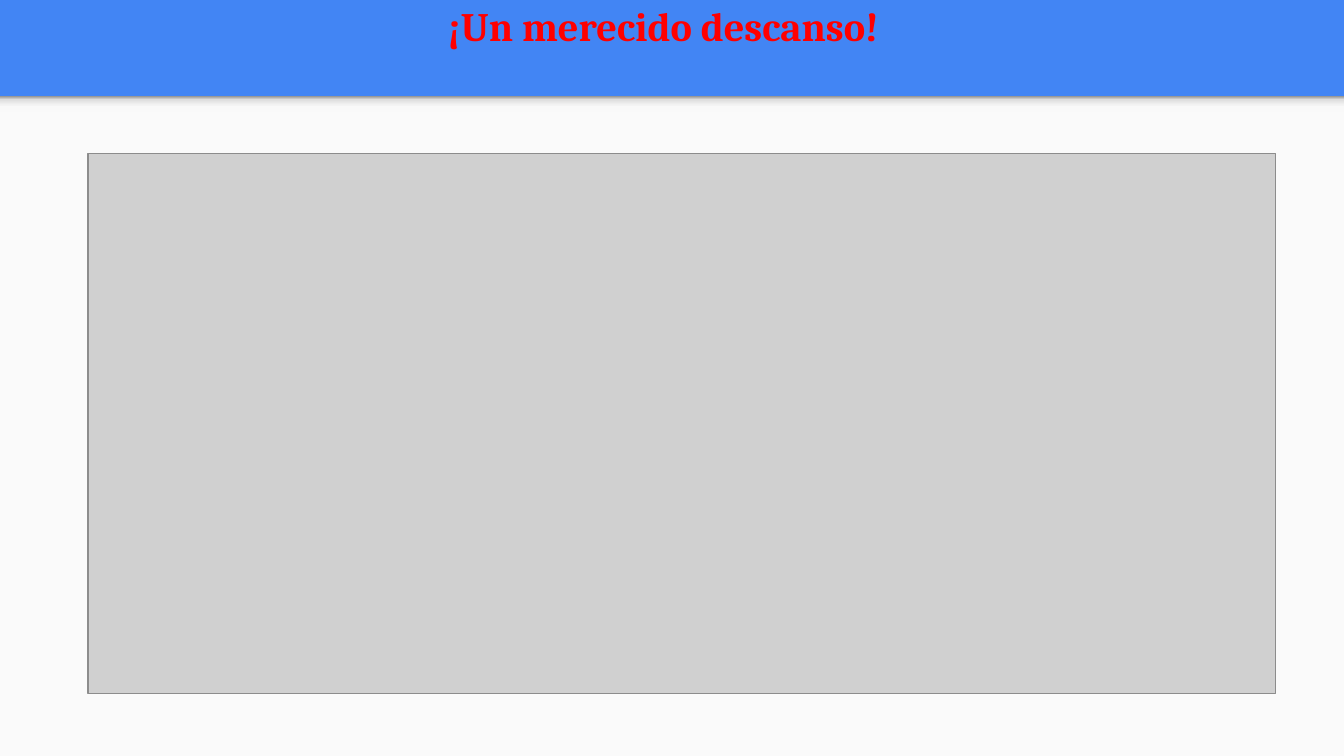
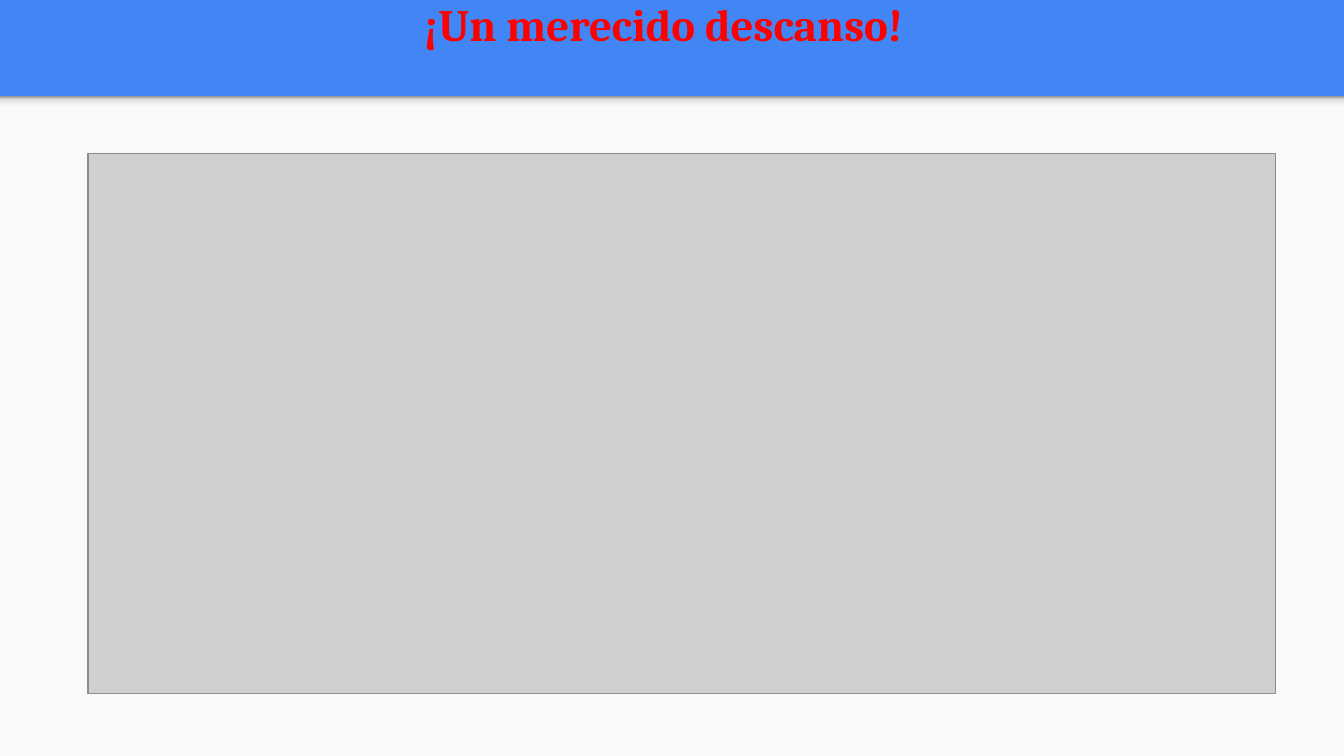
Before and after one commit to FIUBA-Posgrado-Inteligencia-Artificial/aprendizaje_profundo, a slide deck: slide 19 of clase_6/teoria/Clase_6.pptx (slide 18 before the commit). Drawn at 1344x756 pixels with LibreOffice and Linux fonts; fonts in the diff are those of the drawing; grey boxes stand for pictures. Boxes give left, top, right and bottom in pixels: in the first picture for what was removed or moved away, otherwise in the second. Text is boxed around its words. In the diff, an @@ line names an element or a change of style, - is before the commit and + after.

```diff
--- a/clase_6/teoria/Clase_6.pptx
+++ b/clase_6/teoria/Clase_6.pptx
@@ title "¡Un merecido descanso!" at [423, 10, 903, 51]: size 21.6 to 24 pt @@
```
Also in this commit, not shown: 2 other slides changed, 1 slide added, 1 other file.
